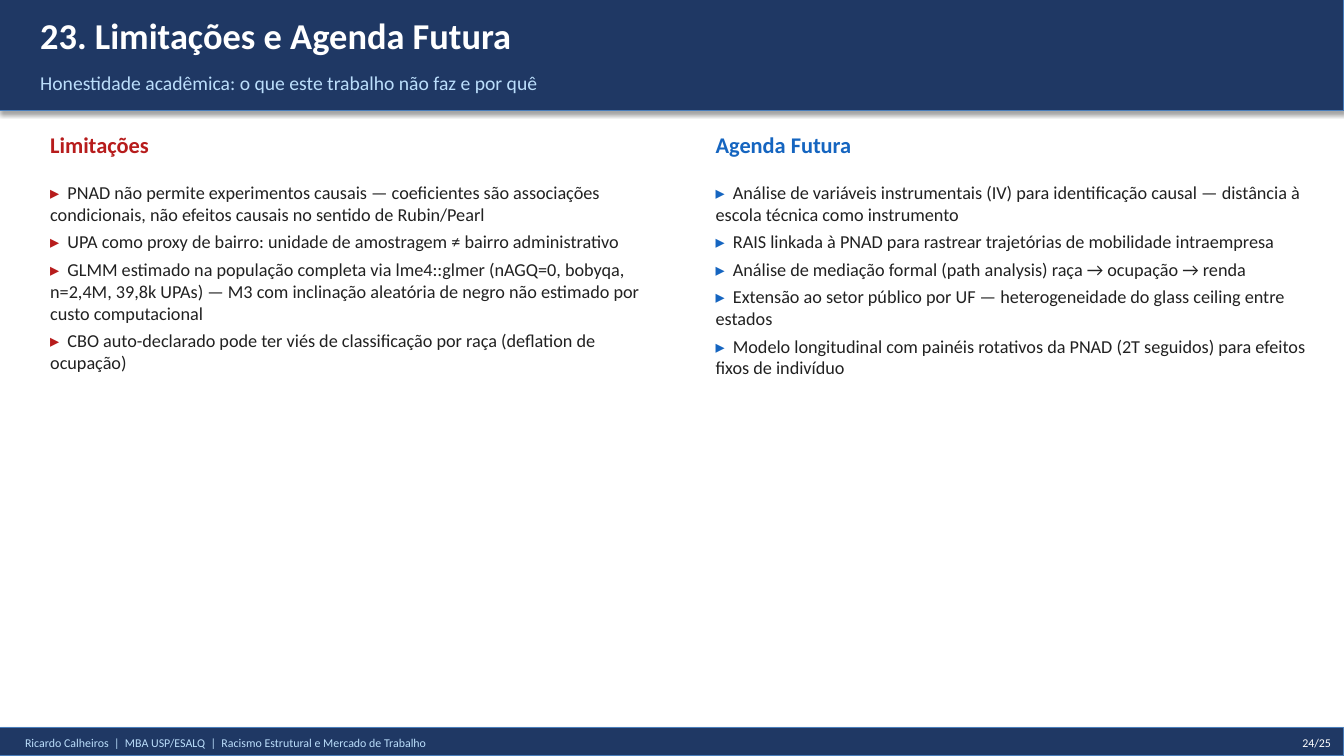
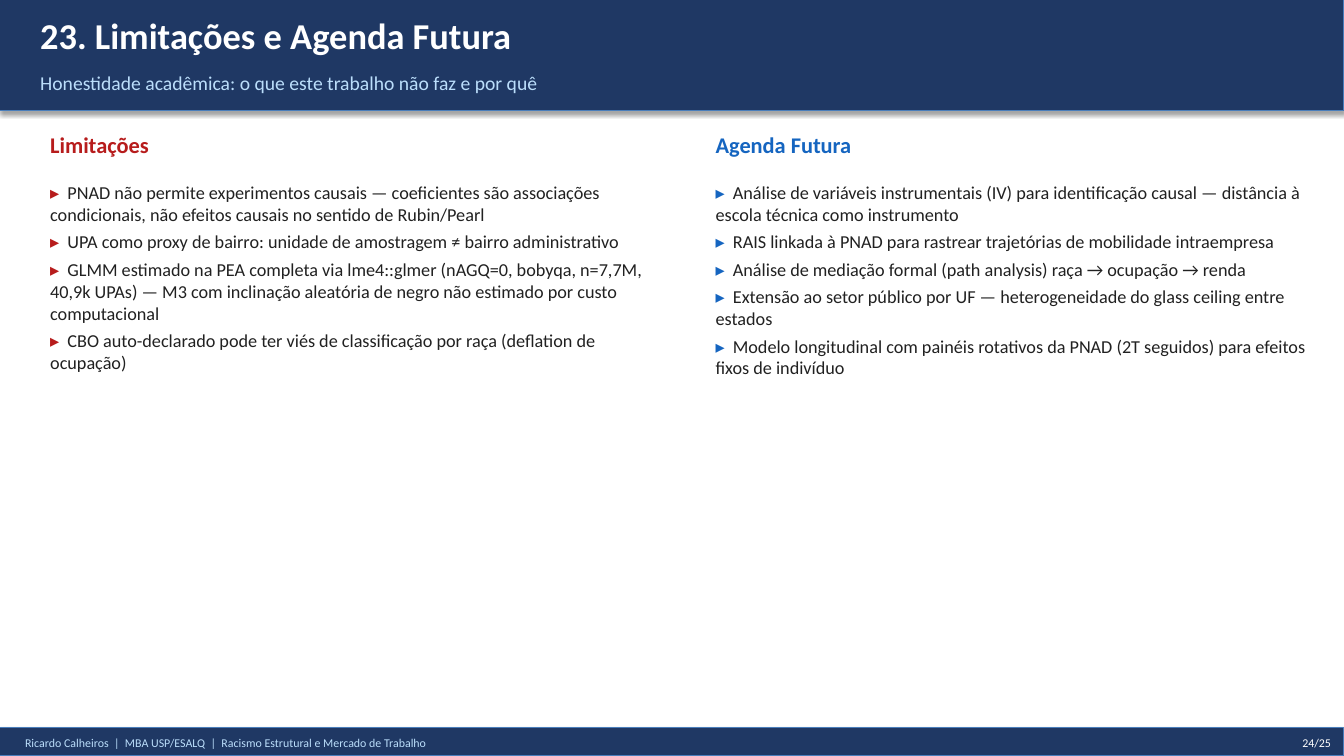
Before and after one commit to rickinrj-ux/ProjetoRacismoPNAD, a slide deck: slide 24 of apresentacao_tcc.pptx. Drawn at 1344x756 pixels with LibreOffice and Linux fonts; fonts in the diff are those of the drawing. Boxes give left, top, right and bottom in pixels: in the first picture for what was removed or moved away, otherwise in the second. Text is boxed around its words. In the diff, an @@ line names an element or a change of style, - is before the commit and + after.

```diff
--- a/apresentacao_tcc.pptx
+++ b/apresentacao_tcc.pptx
@@ text at bbox=[50, 263, 642, 323]: text changed @@
-▸ GLMM estimado na população completa via lme4::glmer (nAGQ=0, bobyqa, n=2,4M, 39,8k UPAs) — M3 com inclinação aleatória de negro não estimado por custo computacional
+▸ GLMM estimado na PEA completa via lme4::glmer (nAGQ=0, bobyqa, n=7,7M, 40,9k UPAs) — M3 com inclinação aleatória de negro não estimado por custo computacional
```
Also in this commit, not shown: 4 other slides changed, 14 other files.
